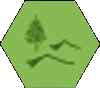
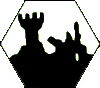
The second 100 x 88 image is a revision of the first. Changes to its layers:
moved "Layer 0 copy" above "Layer 12", painted on it over (2, 0, 99, 88)
hid "Layer 12" over (2, 0, 99, 88)
added layer "Layer 19" above "Layer 18" over (9, 9, 96, 64)
added layer "Layer 1 copy" above "Layer 1" over (2, 0, 99, 88)
